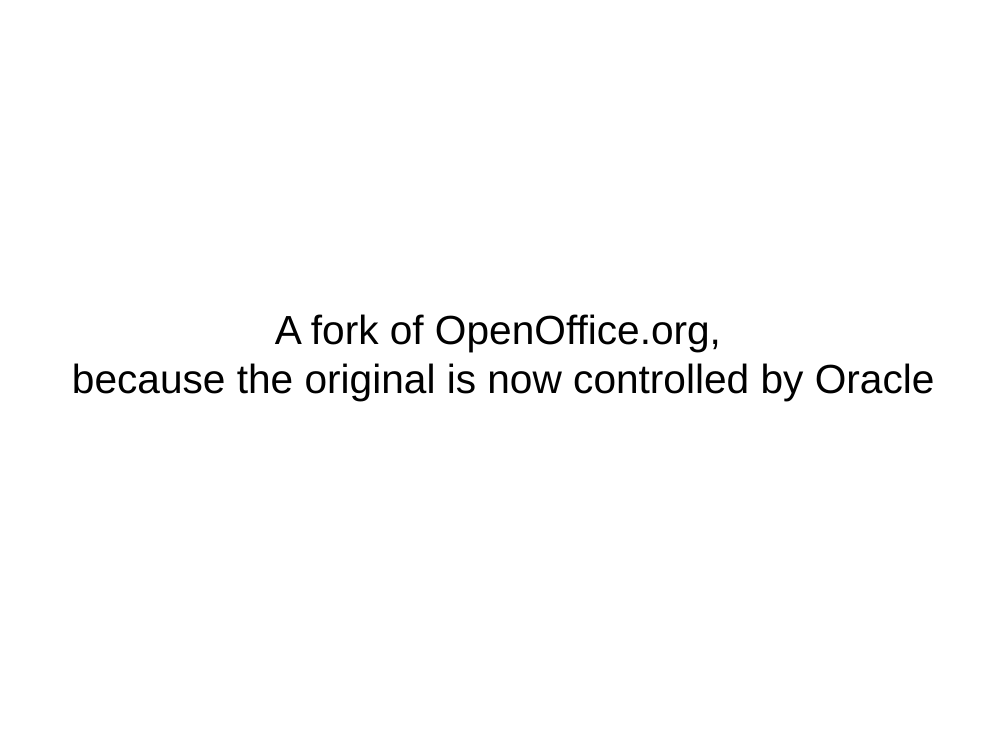
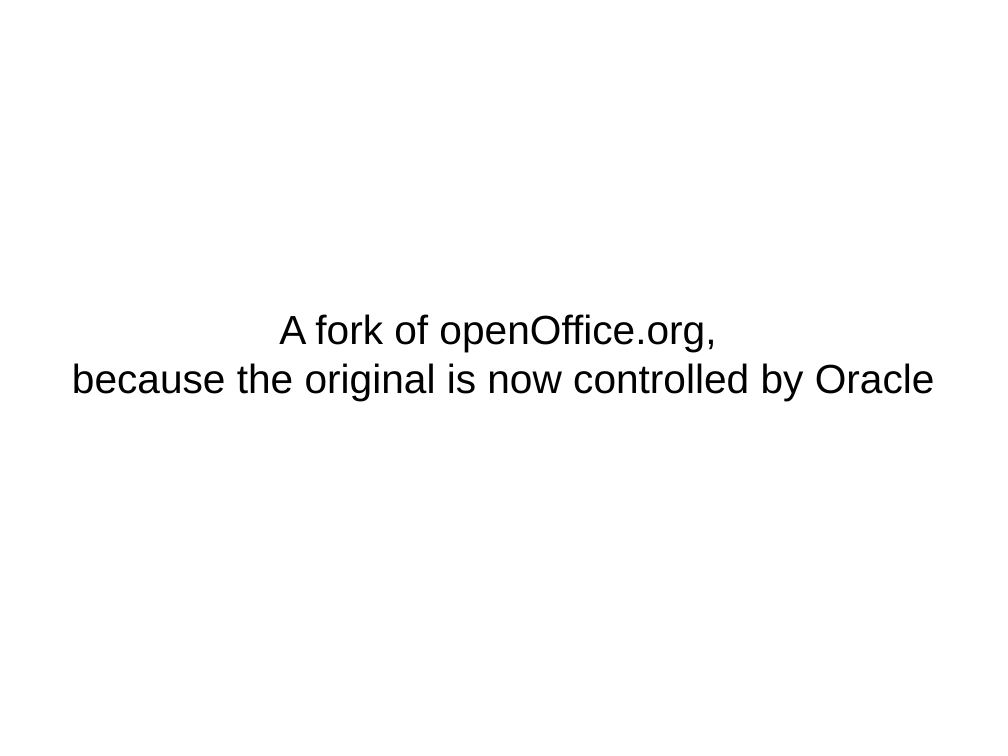
Before and after one commit to rebahozkoc/libreofficepythonmacros, a slide deck: slide 6 of impress_example.odp. Drawn at 1008x756 pixels with LibreOffice and Linux fonts; fonts in the diff are those of the drawing. Boxes give left, top, right and bottom in pixels: in the first picture for what was removed or moved away, otherwise in the second. Text is boxed around its words. In the diff, an @@ line names an element or a change of style, - is before the commit and + after.

```diff
--- a/impress_example.odp
+++ b/impress_example.odp
@@ subtitle at (x1=279, y1=314, x2=716, y2=352): text changed @@
-A fork of OpenOffice.org,
+A fork of openOffice.org,
```
Also in this commit, not shown: 12 other slides changed, 5 other files.
